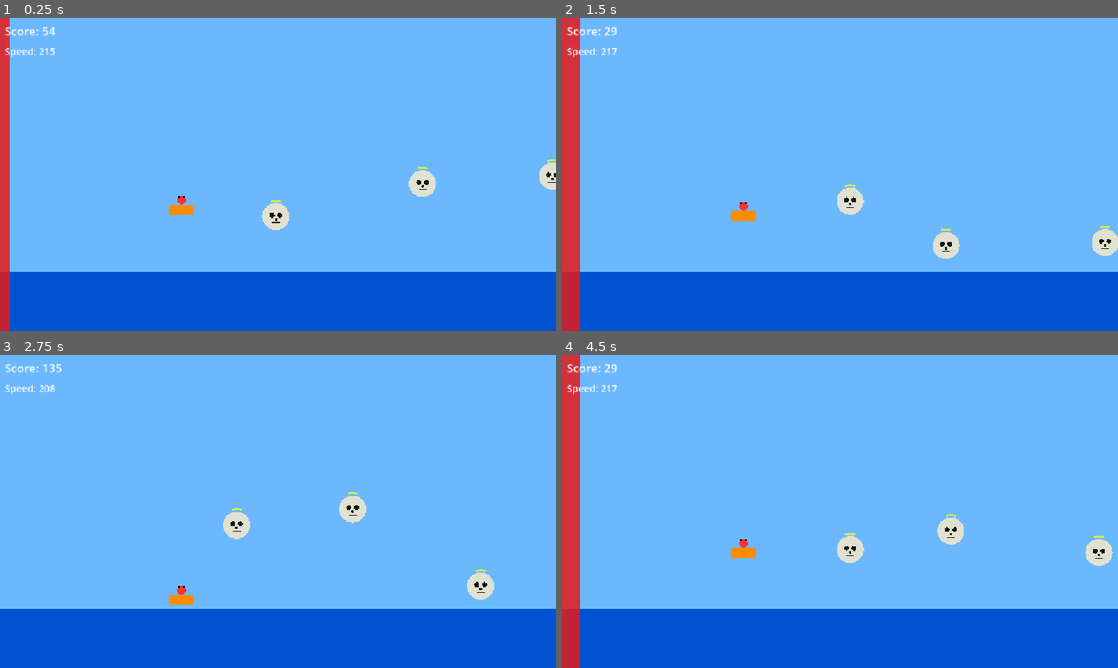
Above: before the commit, frames 1-4 (two rows, left to right).
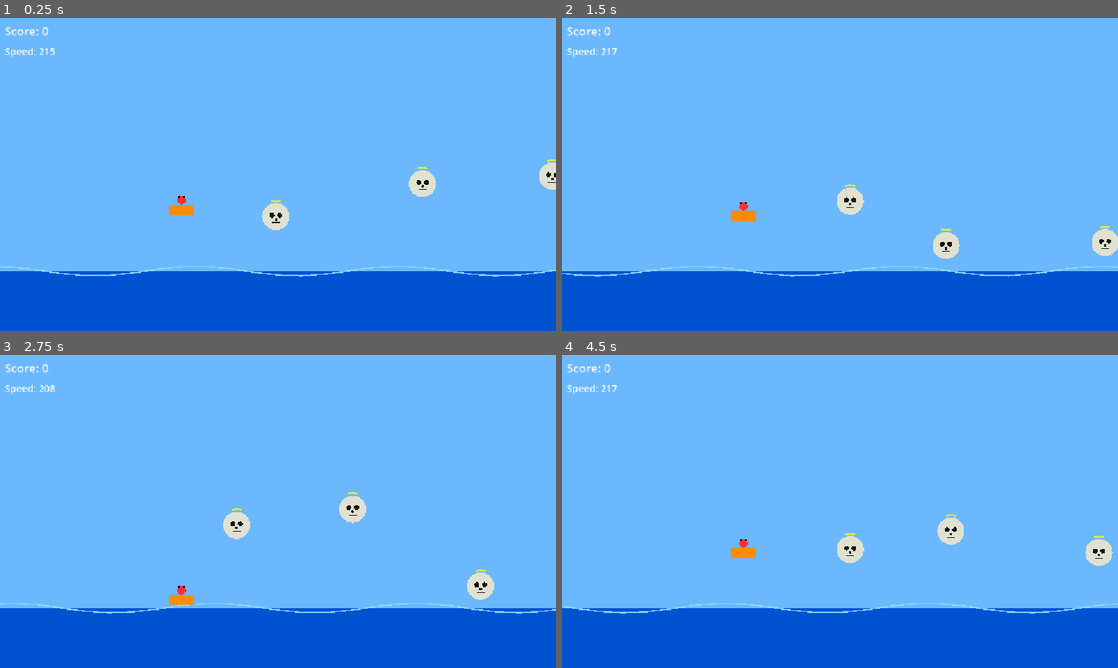
Above: after the commit, the same moments.

Repository: Yacine391/gam_jam2
Game: Godot game, scene res://Main.tscn
Same seed, same stepped clock (60 frames per second), same inputs: the game is played once before the commit and once after it. Sound files missing from this copy of the repository are replaced by a short silence.
Inputs (mouse positions are in pixels of both pictures, inside the frame that each line leads up to):
- Up to frame 1 (0.25 s): no input
- Up to frame 2 (1.5 s): tap Enter (ui_accept) at 0.5, 0.77 s; move the mouse to (962, 158) at 0.52 s; tap R at 0.6, 1.35 s; click (962, 158) at 0.67 s; move the mouse to (728, 190) at 1.27 s; click (728, 190) at 1.42 s
- Up to frame 3 (2.75 s): tap Enter (ui_accept) at 1.52 s; move the mouse to (333, 442) at 2.02 s; tap R at 2.1 s; click (333, 442) at 2.17 s
- Up to frame 4 (4.5 s): move the mouse to (812, 574) at 2.77 s; tap R at 2.85, 3.6, 4.35 s; click (812, 574) at 2.92 s; tap Enter (ui_accept) at 3.02, 3.77 s; move the mouse to (1006, 558) at 3.52 s; click (1006, 558) at 3.67 s; move the mouse to (673, 464) at 4.27 s; click (673, 464) at 4.42 s

The runs differ from the first frame. In frame 1, 2.4% of the frame differs, in the area x 0-100%, y 0-100%; in frame 2, 3.9%; in frame 3, 0.7%; in frame 4, 3.9%.

Commit message:
feat: jeu infini, sauts plus hauts, vagues animees, score par rebond

Diff:
--- a/ricocrane/game_state.gd
+++ b/ricocrane/game_state.gd
@@ -7,6 +7,10 @@
 signal bounced(is_perfect: bool)
 signal combo_changed(combo: int)
 signal combo_lost
+
+# --- TUNING ---
+const POINTS_PER_BOUNCE: float = 100.0
+const PERFECT_MULTIPLIER: float = 2.0
 
 enum State { IDLE, PLAYING, DEAD }
 
@@ -26,8 +30,6 @@
 	if state != State.PLAYING:
 		return
 	distance += d
-	score = distance * maxf(1.0, float(combo))
-	score_changed.emit(score)
 
 func report_speed(speed: float) -> void:
 	if state != State.PLAYING:
@@ -38,6 +40,11 @@
 	if state != State.PLAYING:
 		return
 	combo += 1
+	var points: float = POINTS_PER_BOUNCE * float(combo)
+	if is_perfect:
+		points *= PERFECT_MULTIPLIER
+	score += points
+	score_changed.emit(score)
 	combo_changed.emit(combo)
 	bounced.emit(is_perfect)
 
--- a/ricocrane/main.gd
+++ b/ricocrane/main.gd
@@ -1,13 +1,14 @@
 extends Node2D
 
 # --- TUNING ---
-@export var death_wall_speed: float = 80.0
-@export var death_wall_start_offset: float = 320.0
 @export var camera_x_offset: float = 200.0
 @export var camera_y: float = 300.0
 @export var bounce_check_tolerance: float = 18.0
 @export var start_player_x: float = 200.0
 @export var start_player_y: float = 350.0
+@export var wave_amplitude: float = 10.0
+@export var wave_speed: float = 1.8
+@export var wave_frequency: float = 0.015
 
 @onready var player: Player = $Player
 @onready var skull_container: Node2D = $SkullContainer
@@ -16,38 +17,29 @@
 @onready var camera: Camera2D = $Camera2D
 @onready var death_wall_poly: Polygon2D = $DeathWallVisual
 
-var _death_wall_x: float = 0.0
+var _wave_time: float = 0.0
 
 func _ready() -> void:
 	GameState.game_over.connect(_on_game_over)
-	death_wall_poly.polygon = PackedVector2Array([
-		Vector2(-50.0, -600.0),
-		Vector2(0.0,  -600.0),
-		Vector2(0.0,   900.0),
-		Vector2(-50.0,  900.0),
-	])
-	death_wall_poly.color = Color(0.9, 0.1, 0.1, 0.85)
+	death_wall_poly.visible = false
 	spawner.setup(skull_container, start_player_x, obstacle_container)
 	_start_game()
 
 func _start_game() -> void:
 	player.position = Vector2(start_player_x, start_player_y)
 	player.reset()
-	_death_wall_x = start_player_x - death_wall_start_offset
-	death_wall_poly.position.x = _death_wall_x
 	spawner.reset(start_player_x)
 	camera.position = Vector2(start_player_x + camera_x_offset, camera_y)
 	GameState.start_game()
 
 func _process(delta: float) -> void:
+	_wave_time += delta
 	match GameState.state:
 		GameState.State.PLAYING:
 			player.physics_step(delta)
 			spawner.update(player.position.x)
-			_update_death_wall(delta)
 			_check_skull_bounces()
 			_check_obstacle_hits()
-			_check_game_over()
 			_update_camera()
 			GameState.report_speed(player.current_speed)
 			GameState.add_distance(player.current_speed * delta)
@@ -76,14 +68,21 @@
 	var wy: float = player.water_line_y
 	var cx: float = camera.position.x
 	var margin: float = 1200.0
+
+	# Ciel
 	draw_rect(Rect2(cx - margin, -800.0, margin * 2.0, wy + 800.0), Color(0.42, 0.72, 1.0))
+
+	# Mer
 	draw_rect(Rect2(cx - margin, wy, margin * 2.0, 600.0), Color(0.0, 0.32, 0.82))
-	draw_line(Vector2(cx - margin, wy), Vector2(cx + margin, wy),
-			Color(0.4, 0.75, 1.0), 3.0)
 
-func _update_death_wall(delta: float) -> void:
-	_death_wall_x += death_wall_speed * delta
-	death_wall_poly.position.x = _death_wall_x
+	# Vagues animées
+	var steps: int = 48
+	var wave_pts: PackedVector2Array = PackedVector2Array()
+	for i: int in range(steps + 1):
+		var x: float = cx - margin + (margin * 2.0 * float(i) / float(steps))
+		var y: float = wy + sin(x * wave_frequency + _wave_time * wave_speed) * wave_amplitude
+		wave_pts.append(Vector2(x, y))
+	draw_polyline(wave_pts, Color(0.55, 0.85, 1.0, 0.9), 3.0)
 
 func _check_skull_bounces() -> void:
 	if player.velocity_y <= 0.0:
@@ -113,15 +112,9 @@
 			if obs.lethal:
 				GameState.trigger_game_over()
 			else:
-				player.current_speed = maxf(player.min_speed,
+				player.current_speed = maxf(player.minimum_drift,
 						player.current_speed - obs.speed_penalty)
 			return
-
-func _check_game_over() -> void:
-	if player.current_speed < player.min_speed:
-		GameState.trigger_game_over()
-	elif player.position.x <= _death_wall_x:
-		GameState.trigger_game_over()
 
 func _update_camera() -> void:
 	camera.position.x = player.position.x + camera_x_offset
--- a/ricocrane/player.gd
+++ b/ricocrane/player.gd
@@ -4,16 +4,16 @@
 # --- TUNING ---
 @export var initial_speed: float = 220.0
 @export var friction: float = 18.0
-@export var min_speed: float = 50.0
+@export var minimum_drift: float = 40.0
 @export var gravity: float = 700.0
 @export var water_bounce_damping: float = 0.25
 @export var dive_force: float = 480.0
 @export var water_line_y: float = 500.0
 @export var player_width: float = 52.0
 @export var player_height: float = 22.0
-@export var bounce_boost_min: float = 130.0
-@export var bounce_boost_max: float = 260.0
-@export var bounce_vertical_multiplier: float = 2.2
+@export var bounce_boost_min: float = 160.0
+@export var bounce_boost_max: float = 300.0
+@export var bounce_vertical_multiplier: float = 3.0
 
 var current_speed: float = 0.0
 var velocity_y: float = 0.0
@@ -28,7 +28,7 @@
 	_on_water = false
 
 func physics_step(delta: float) -> void:
-	current_speed = maxf(0.0, current_speed - friction * delta)
+	current_speed = maxf(minimum_drift, current_speed - friction * delta)
 	position.x += current_speed * delta
 
 	velocity_y += gravity * delta
